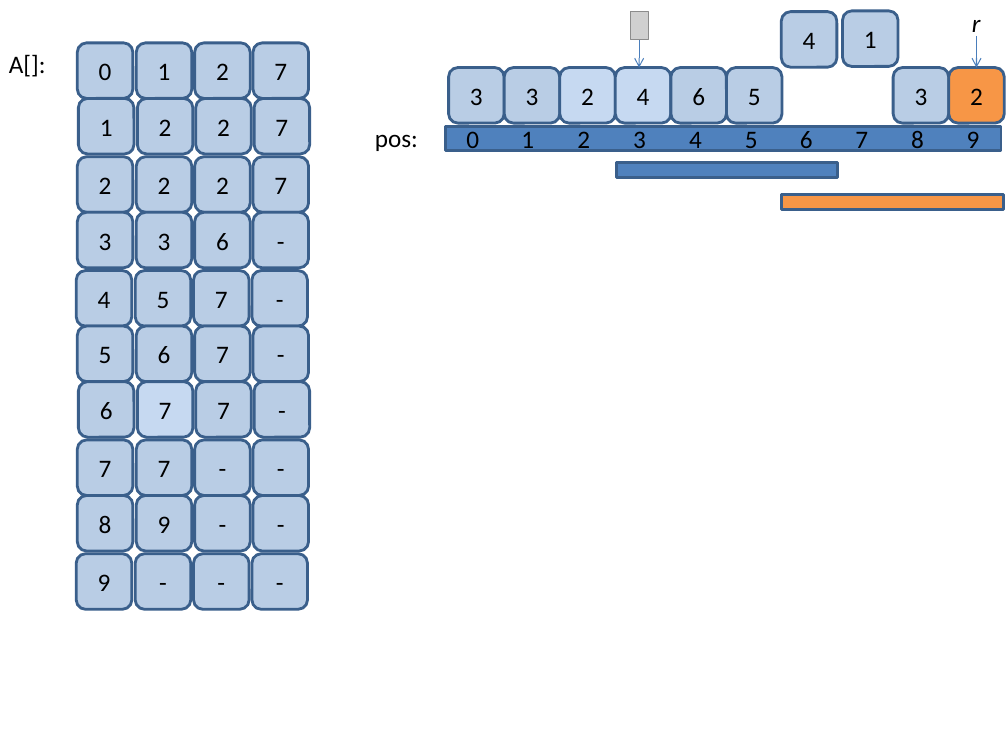
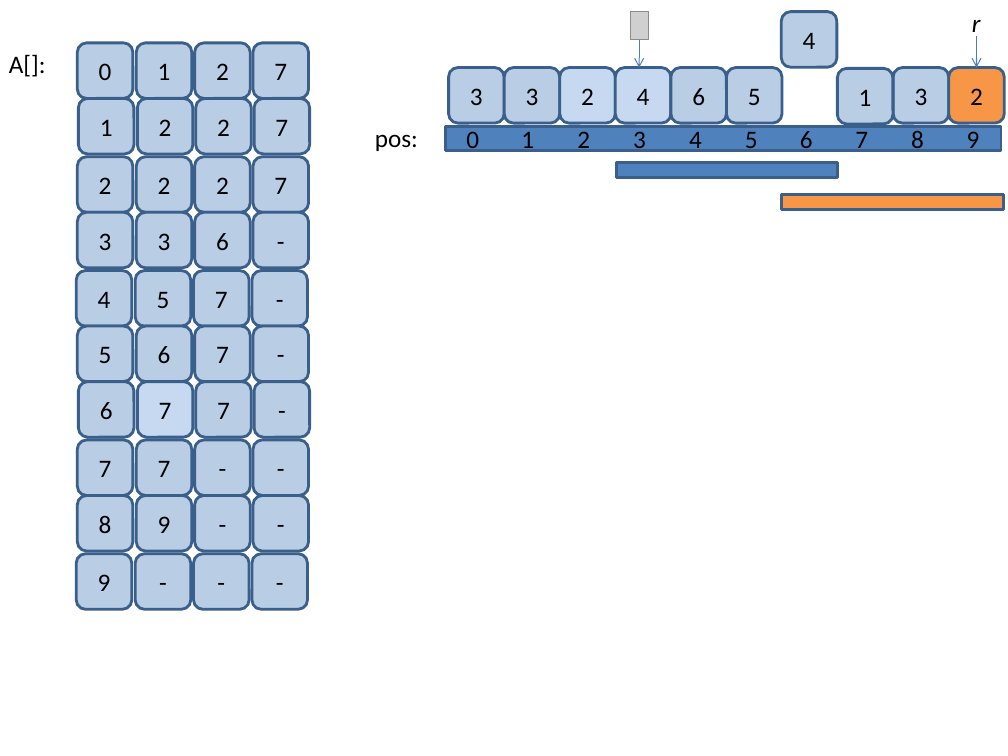
Before and after one commit to pheenyx/apc-seminar, a slide deck: slide 9 of latex/folien/sparse.pptx. Drawn at 1008x756 pixels with LibreOffice and Linux fonts; fonts in the diff are those of the drawing; grey boxes stand for pictures. Boxes give left, top, right and bottom in pixels: in the first picture for what was removed or moved away, otherwise in the second. Text is boxed around its words. In the diff, an @@ line names an element or a change of style, - is before the commit and + after.

```diff
--- a/latex/folien/sparse.pptx
+++ b/latex/folien/sparse.pptx
@@ rounded rectangle "1": place and size @@
-rounded rectangle "1" at [843,11,898,67]
+rounded rectangle "1" at [838,69,893,124]
```
Also in this commit, not shown: 3 other files.
